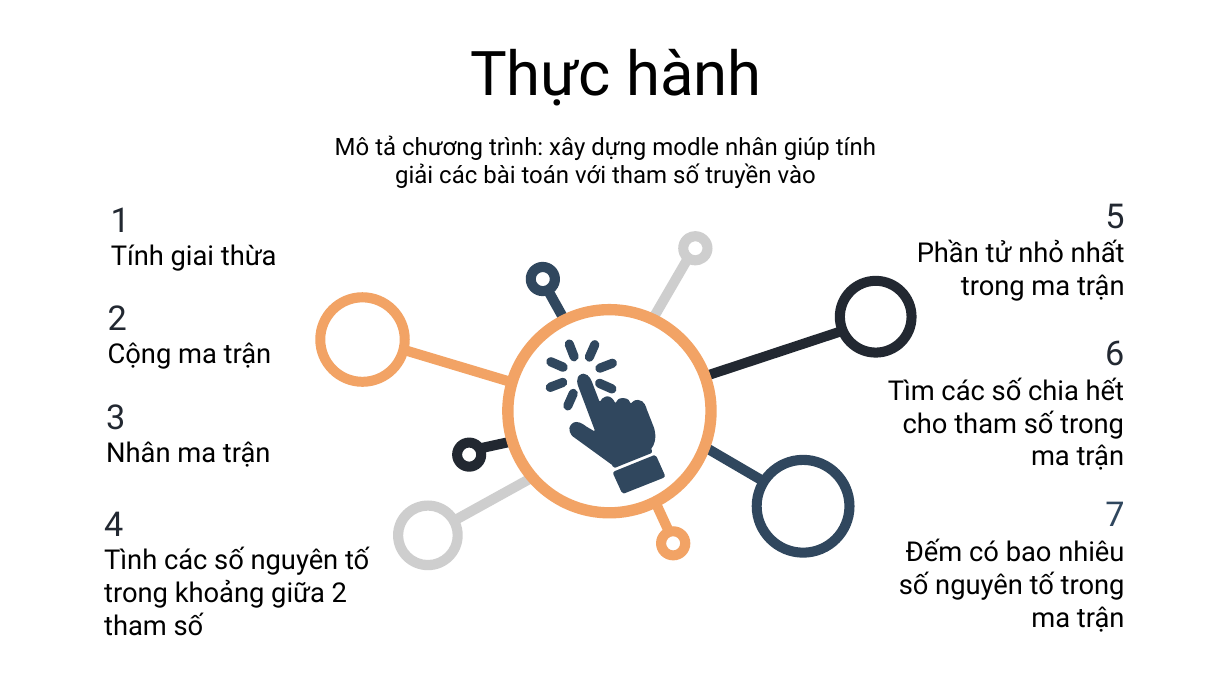
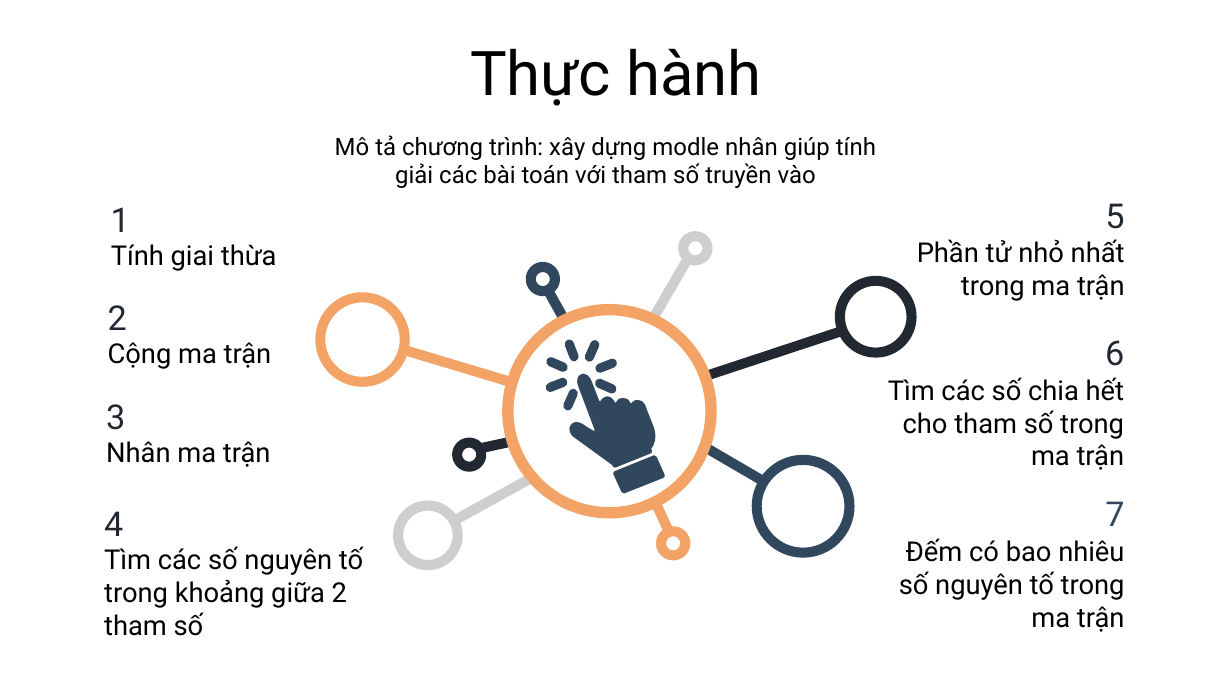
Before and after one commit to caoanhnguyen/Linux_Kernel, a slide deck: slide 20 of docs/Nhóm 3 Đề tài 24.pptx. Drawn at 1232x693 pixels with LibreOffice and Linux fonts; fonts in the diff are those of the drawing. Boxes give left, top, right and bottom in pixels: in the first picture for what was removed or moved away, otherwise in the second. Text is boxed around its words. In the diff, an @@ line names an element or a change of style, - is before the commit and + after.

```diff
--- a/docs/Nhóm 3 Đề tài 24.pptx
+++ b/docs/Nhóm 3 Đề tài 24.pptx
@@ text at (x1=104, y1=546, x2=363, y2=636): text changed @@
-Tình các số nguyên tố trong khoảng giữa 2 tham số
+Tìm các số nguyên tố trong khoảng giữa 2 tham số
```
Also in this commit, not shown: 4 other slides changed, 1 other file.
